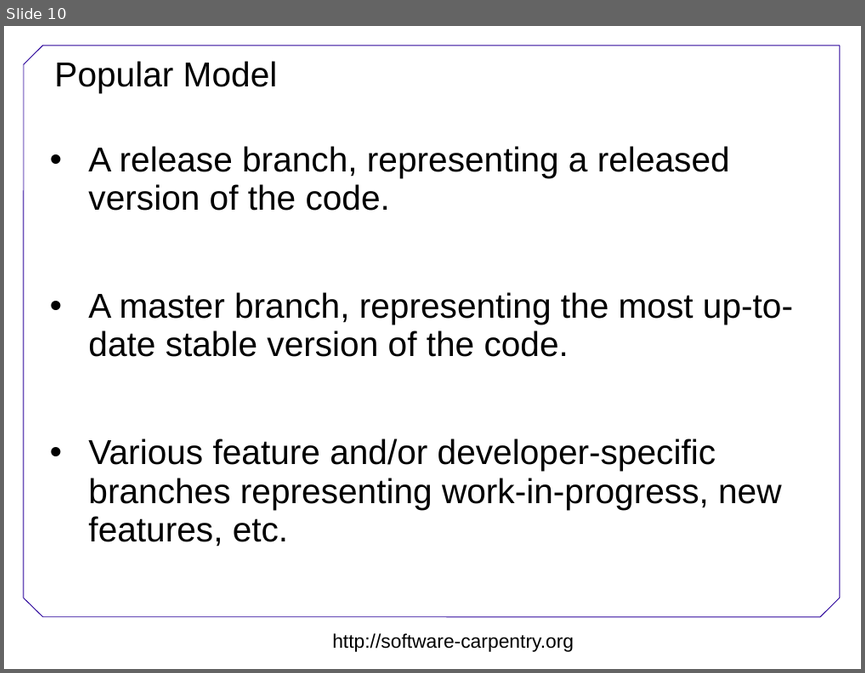
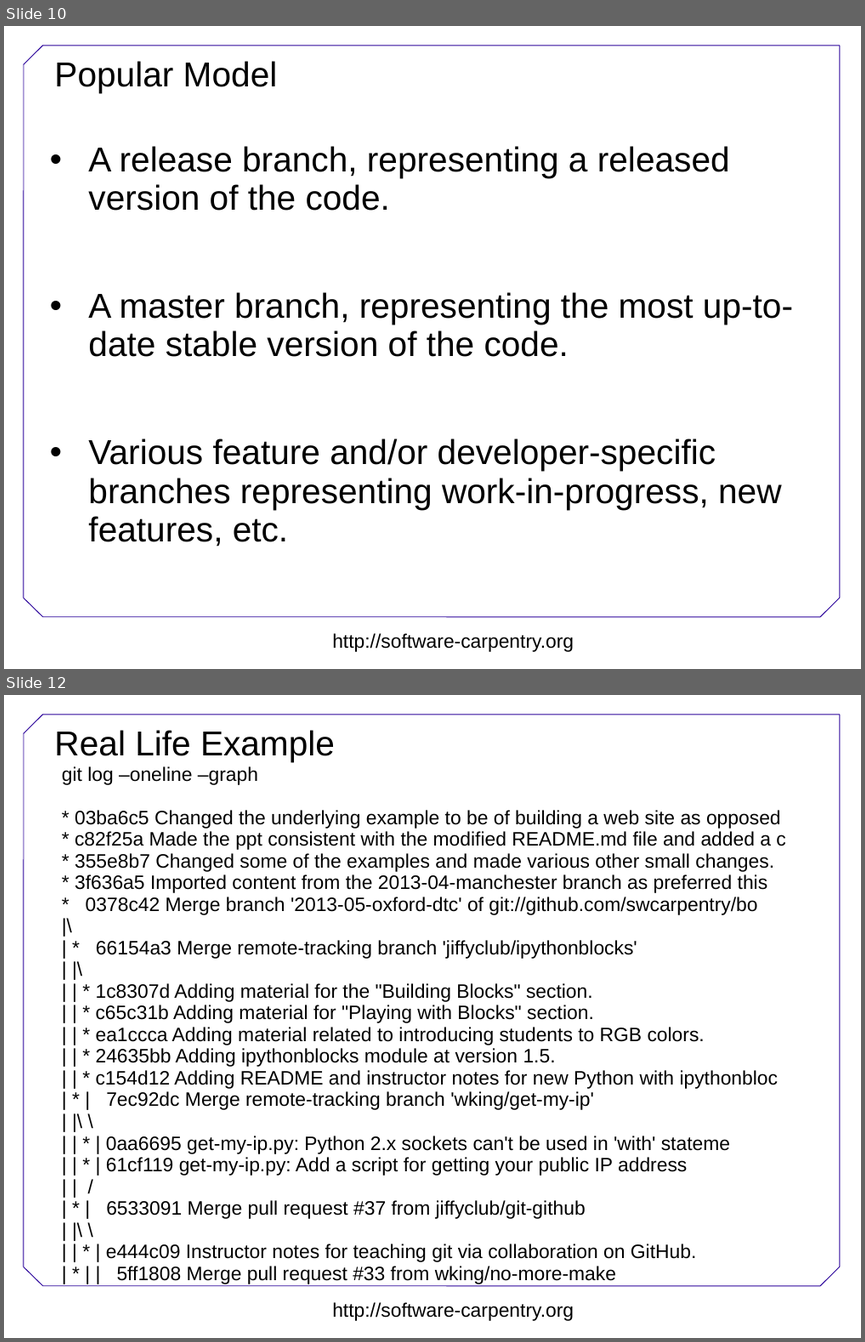
Before and after one commit to swcarpentry/DEPRECATED-boot-camps, a slide deck: version-control/Version-control.ppt. Shown one above the other, each under a label of ours: slide 10 before the commit, slides 10 and 12 after it; the slides between them are not shown. The pictures are 865x673 and 865x1342 pixels, drawn with LibreOffice and Linux fonts; fonts in the diff are those of the drawing; background and template pictures are left out. Boxes give left, top, right and bottom in pixels: in the first picture for what was removed or moved away, otherwise in the second. Text is boxed around its words. In the diff, an @@ line names an element or a change of style, - is before the commit and + after.

```diff
--- a/version-control/Version-control.ppt
+++ b/version-control/Version-control.ppt
@@ slide 12 added at (4, 695, 861, 1338), background #FFFFFF; not listed: 8 template elements that a slide beside it also shows @@
@@ title added at (54, 730, 335, 761), 32 pt, text #000000 @@
+Real Life Example
@@ text added at (62, 766, 785, 1284), 18 pt, text #000000 @@
+git log –oneline –graph
+* 03ba6c5 Changed the underlying example to be of building a web site as opposed
+* c82f25a Made the ppt consistent with the modified README.md file and added a c
+* 355e8b7 Changed some of the examples and made various other small changes.
+* 3f636a5 Imported content from the 2013-04-manchester branch as preferred this
+* 0378c42 Merge branch '2013-05-oxford-dtc' of git://github.com/swcarpentry/bo
+|\
+| * 66154a3 Merge remote-tracking branch 'jiffyclub/ipythonblocks'
+| |\
+| | * 1c8307d Adding material for the "Building Blocks" section.
+| | * c65c31b Adding material for "Playing with Blocks" section.
+| | * ea1ccca Adding material related to introducing students to RGB colors.
+| | * 24635bb Adding ipythonblocks module at version 1.5.
+| | * c154d12 Adding README and instructor notes for new Python with ipythonbloc
+| * | 7ec92dc Merge remote-tracking branch 'wking/get-my-ip'
+| |\ \
+| | * | 0aa6695 get-my-ip.py: Python 2.x sockets can't be used in 'with' stateme
+| | * | 61cf119 get-my-ip.py: Add a script for getting your public IP address
+| | /
+| * | 6533091 Merge pull request #37 from jiffyclub/git-github
+| |\ \
+| | * | e444c09 Instructor notes for teaching git via collaboration on GitHub.
+| * | | 5ff1808 Merge pull request #33 from wking/no-more-make
```
Also in this commit, not shown: 2 slides changed, 13 other slides added, 1 slide removed.
